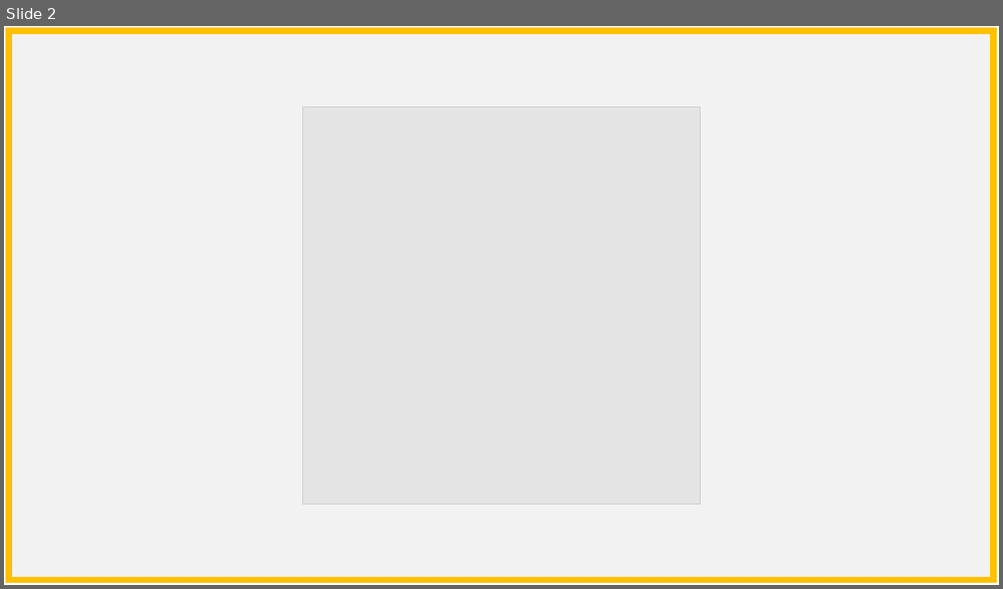
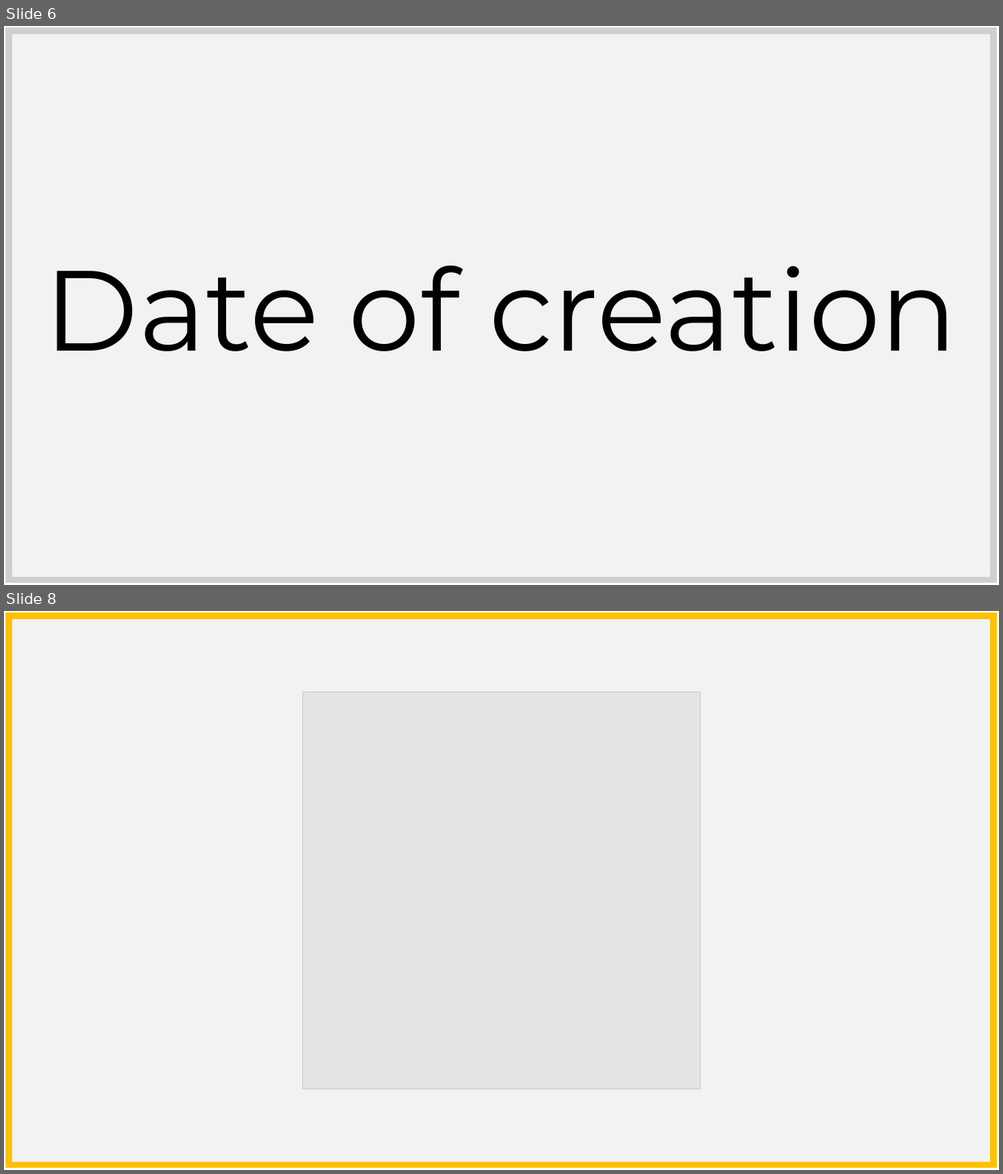
Before and after one commit to BPaaSModelling/Ontology4ModelingEnvironment, a slide deck: images/stickyNotes.pptx. Shown one above the other, each under a label of ours: slide 2 before the commit, slides 6 and 8 after it; the slides between them are not shown. The pictures are 1003x589 and 1003x1174 pixels, drawn with LibreOffice and Linux fonts; fonts in the diff are those of the drawing; grey boxes stand for pictures. Boxes give left, top, right and bottom in pixels: in the first picture for what was removed or moved away, otherwise in the second. Text is boxed around its words. In the diff, an @@ line names an element or a change of style, - is before the commit and + after.

```diff
--- a/images/stickyNotes.pptx
+++ b/images/stickyNotes.pptx
@@ slide 6 added at (x1=4, y1=26, x2=999, y2=585), background #FFFFFF @@
@@ rectangle added at (x1=8, y1=30, x2=993, y2=580), fill #F2F2F2, outline #D0CECE 6 pt, 110 pt, text #000000 @@
+Date of creation
@@ what was slide 2 is now slide 8 @@
```
Also in this commit, not shown: 13 other slides added, 15 other files.
